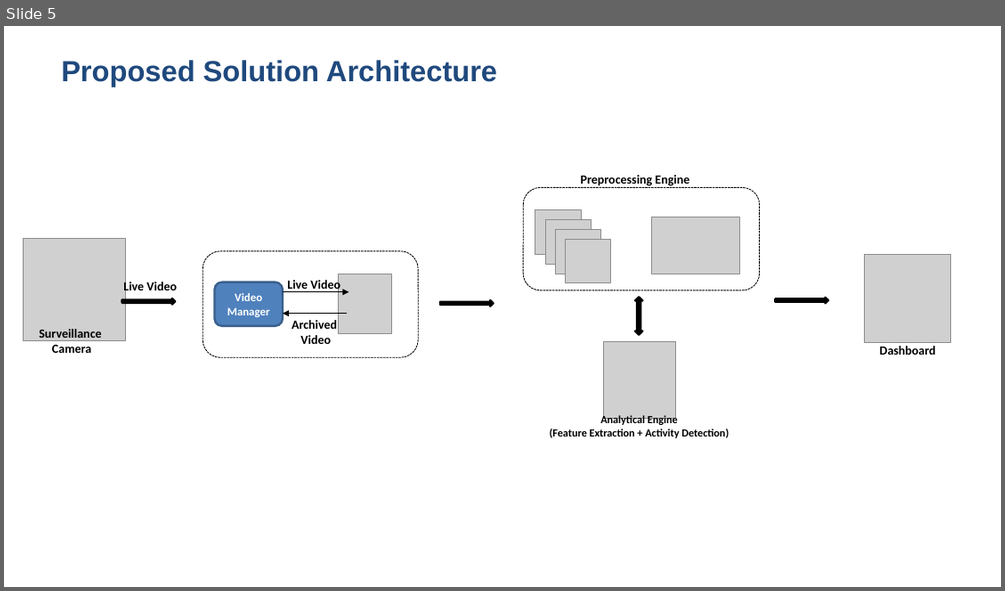
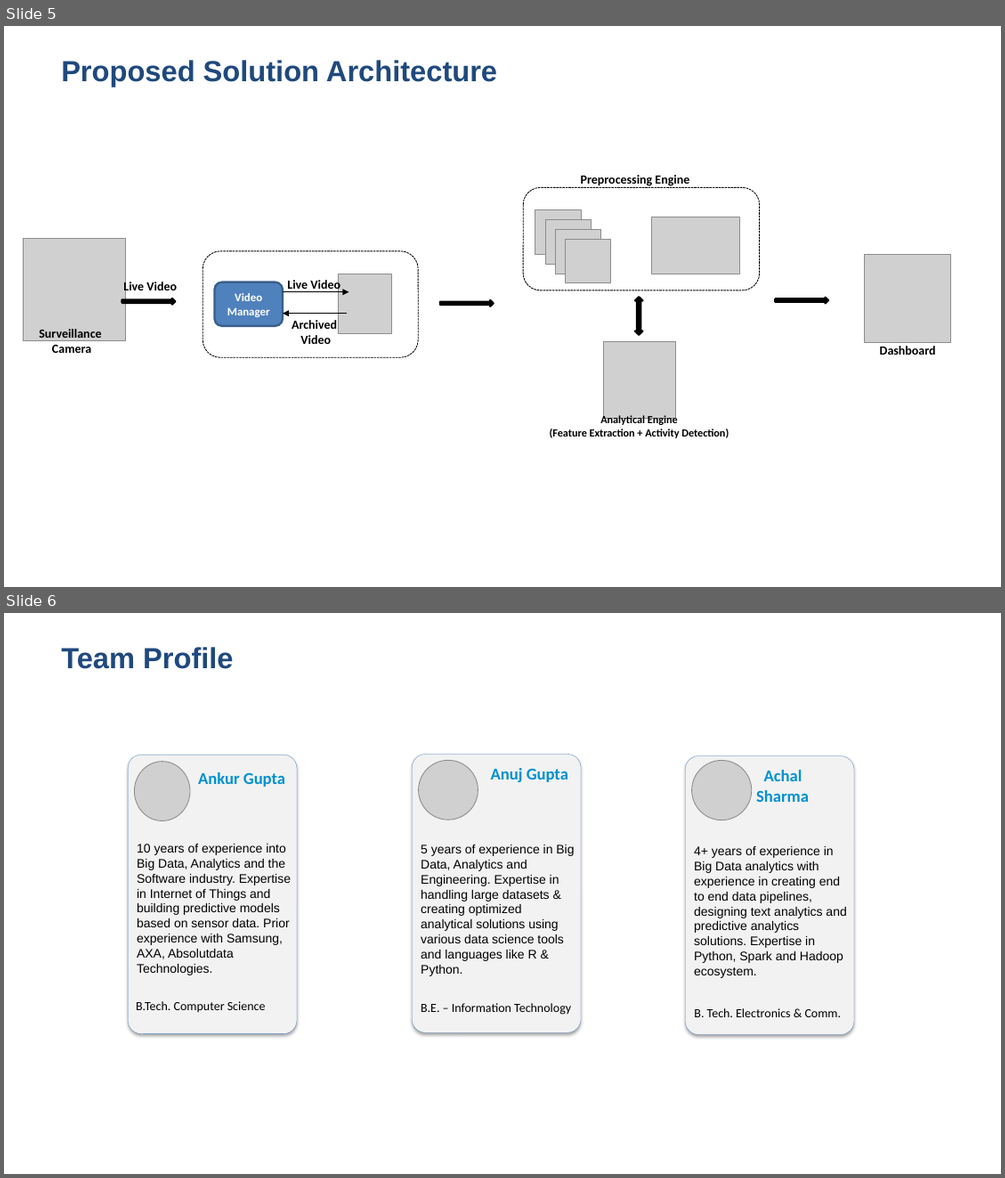
Before and after one commit to Achal-1606/ActivityAnalysis, a slide deck: docs/SAMHAR COVID-19 Solution - Activity Recognition.pptx. Shown one above the other, each under a label of ours: slide 5 before the commit, slides 5 and 6 after it. The pictures are 1005x591 and 1005x1178 pixels, drawn with LibreOffice and Linux fonts; fonts in the diff are those of the drawing; grey boxes stand for pictures. Boxes give left, top, right and bottom in pixels: in the first picture for what was removed or moved away, otherwise in the second. Text is boxed around its words. In the diff, an @@ line names an element or a change of style, - is before the commit and + after.

Commit message:
Added team description in presentation

```diff
--- a/docs/SAMHAR COVID-19 Solution - Activity Recognition.pptx
+++ b/docs/SAMHAR COVID-19 Solution - Activity Recognition.pptx
@@ slide 6 added at box(4, 613, 1001, 1174), background #FFFFFF @@
@@ title added at box(61, 647, 234, 669), 28 pt, text #1F497D, bold @@
+Team Profile
@@ group added at box(128, 755, 297, 1033): 2 texts, 1 rounded rectangle, 1 picture @@
+10 years of experience into Big Data, Analytics and the Software industry. Expertise in Internet of Things and building predictive models based on sensor data. Prior experience with Samsung, AXA, Absolutdata Technologies.
+Ankur Gupta
+B.Tech. Computer Science
@@ group added at box(413, 755, 582, 1032): 2 texts, 1 rounded rectangle, 1 picture @@
+5 years of experience in Big Data, Analytics and Engineering. Expertise in handling large datasets & creating optimized analytical solutions using various data science tools and languages like R & Python.
+Anuj Gupta
+B.E. – Information Technology
@@ group added at box(685, 755, 854, 1034): 2 texts, 1 rounded rectangle, 1 picture @@
+4+ years of experience in Big Data analytics with experience in creating end to end data pipelines, designing text analytics and predictive analytics solutions. Expertise in Python, Spark and Hadoop ecosystem.
+Achal Sharma
+B. Tech. Electronics & Comm.
```
Also in this commit, not shown: 2 slides changed.
